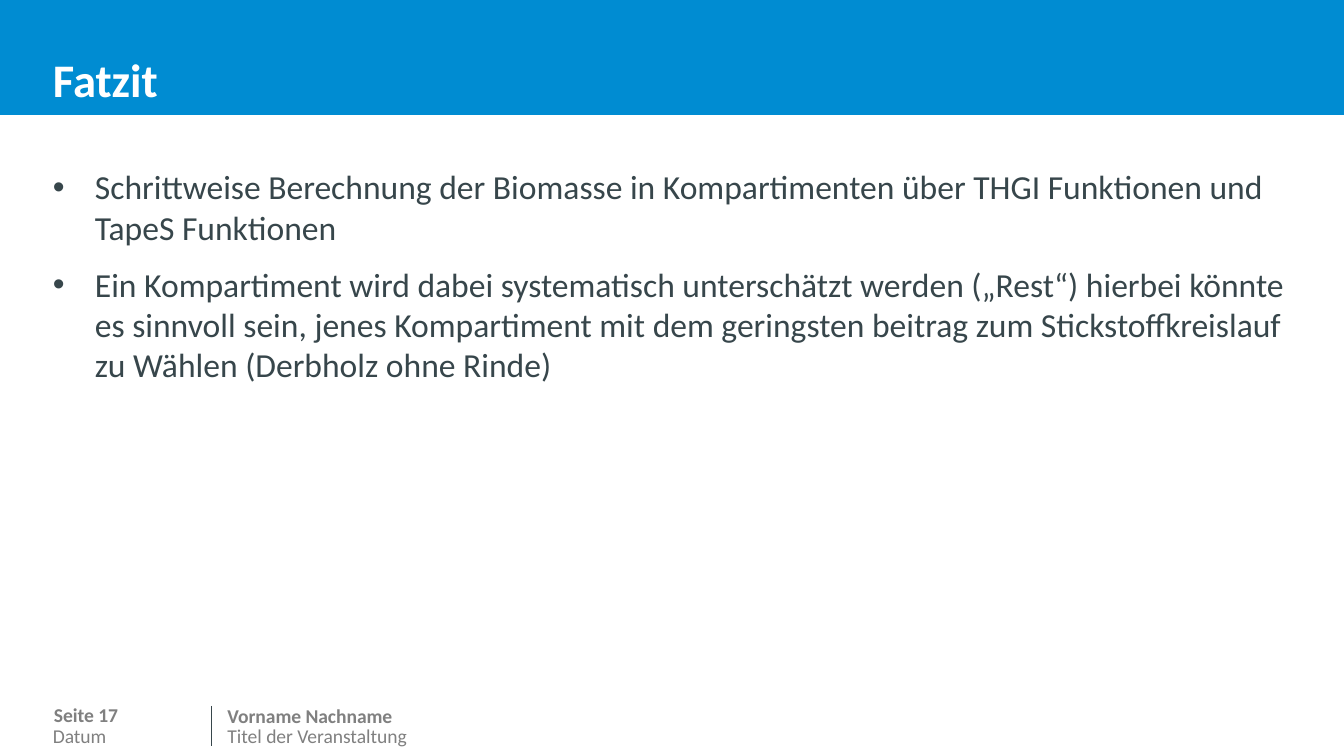
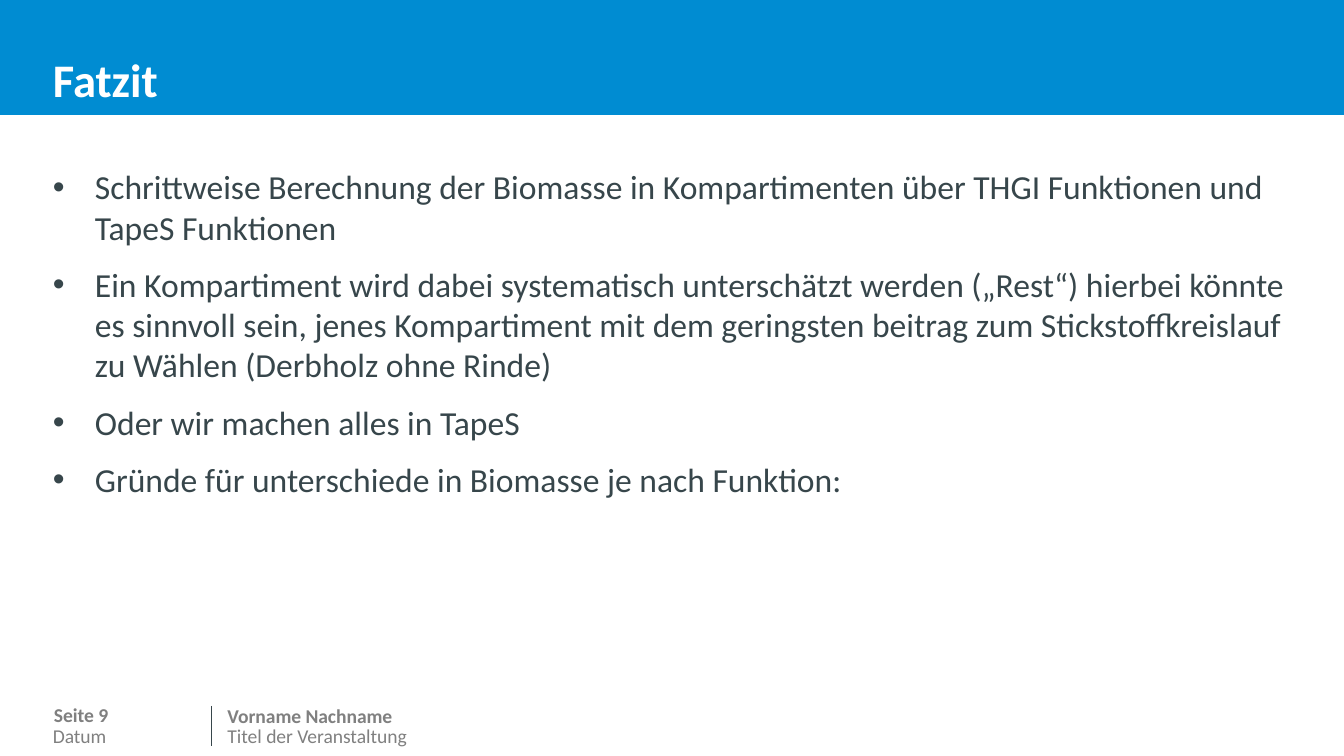
Before and after one commit to JetteGercken/TI_BZE_BE_analysis, a slide deck: slide 10 of info/biomasse_vergleich_MoMoK_BE.pptx (slide 18 before the commit). Drawn at 1344x756 pixels with LibreOffice and Linux fonts; fonts in the diff are those of the drawing; background and template pictures are left out. Boxes give left, top, right and bottom in pixels: in the first picture for what was removed or moved away, otherwise in the second. Text is boxed around its words. In the diff, an @@ line names an element or a change of style, - is before the commit and + after.

Commit message:
visulaization biomass

```diff
--- a/info/biomasse_vergleich_MoMoK_BE.pptx
+++ b/info/biomasse_vergleich_MoMoK_BE.pptx
@@ text at <box>95,411,842,498</box>: paragraphs added @@
+• Oder wir machen alles in TapeS
+• Gründe für unterschiede in Biomasse je nach Funktion:
@@ page number at <box>54,708,108,722</box>: text changed @@
-Seite 17
+Seite 9
```
Also in this commit, not shown: 4 other slides changed, 8 slides removed, 1 other file.
